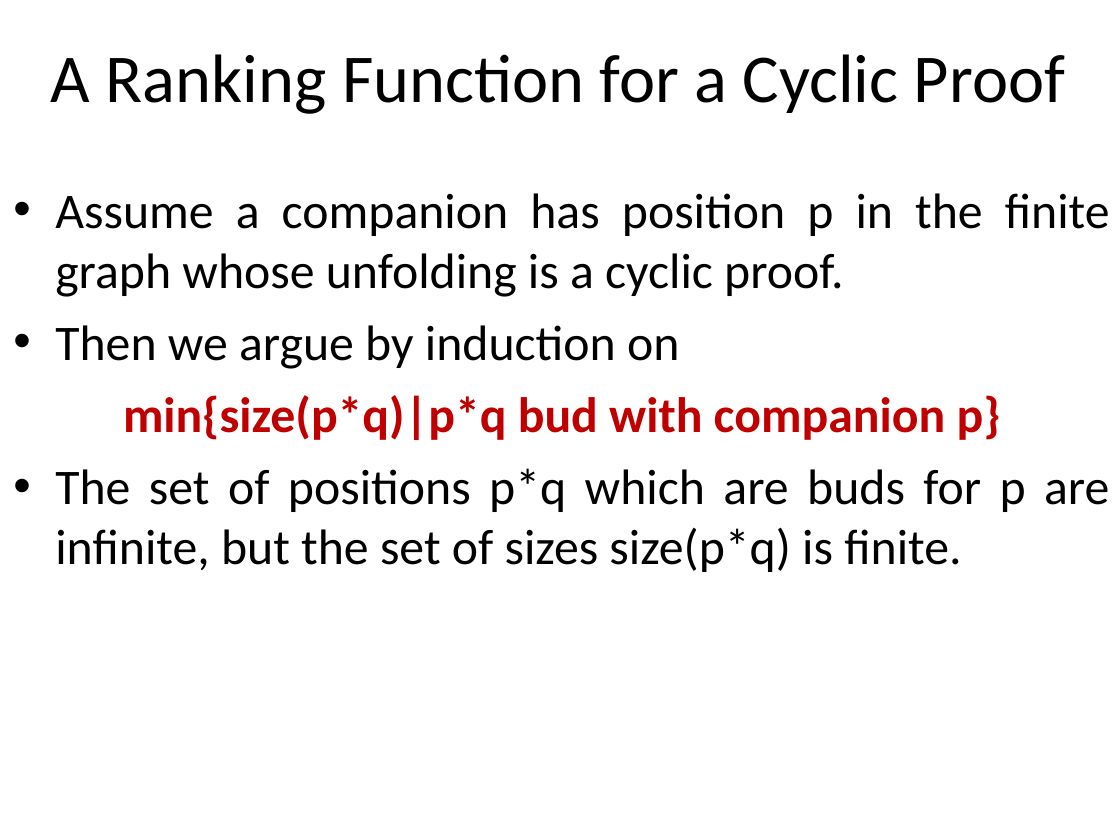
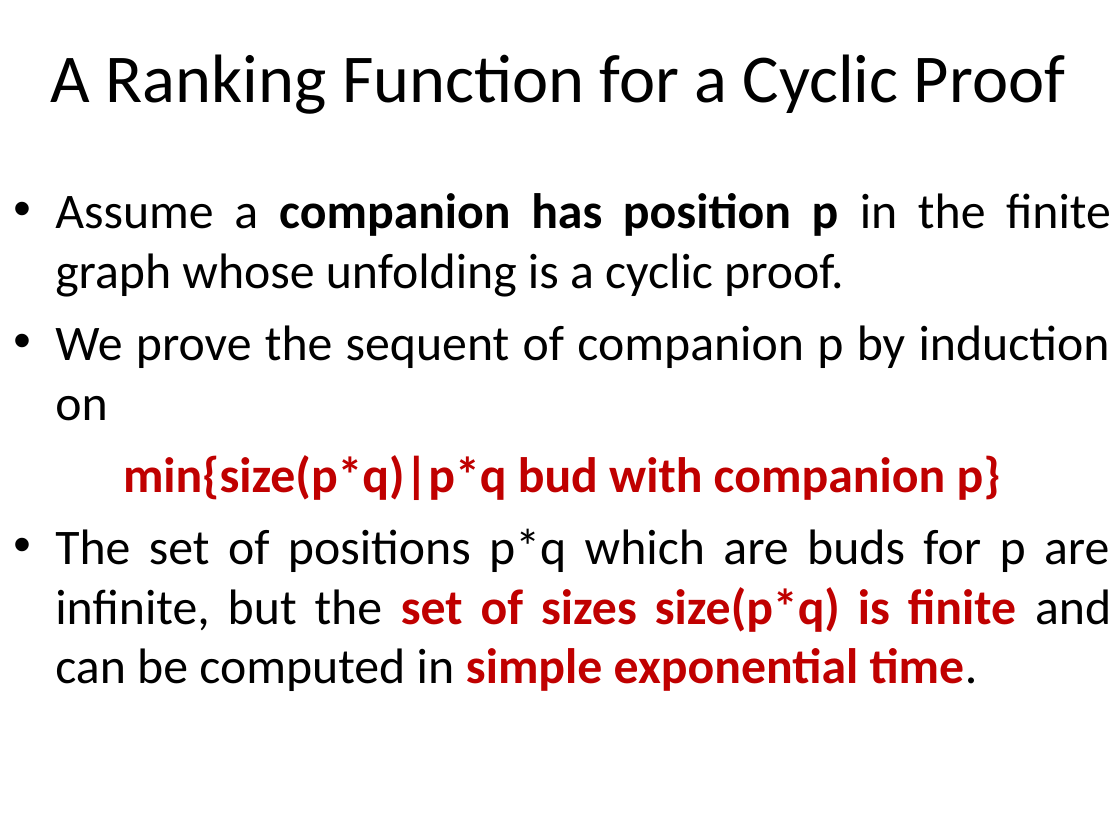
Before and after one commit to stefanoangeloberardi/GTC-injective, a slide deck: slide 19 of PDF/20260219-FUEFUKI24-Isawa Onsen-Injectivity-Slides.ppt. Drawn at 1120x840 pixels with LibreOffice and Linux fonts; fonts in the diff are those of the drawing. Boxes give left, top, right and bottom in pixels: in the first picture for what was removed or moved away, otherwise in the second. Text is boxed around its words. In the diff, an @@ line names an element or a change of style, - is before the commit and + after.

```diff
--- a/PDF/20260219-FUEFUKI24-Isawa Onsen-Injectivity-Slides.ppt
+++ b/PDF/20260219-FUEFUKI24-Isawa Onsen-Injectivity-Slides.ppt
@@ text at [55,193,1111,297]: bold on in "companion has position p" @@
@@ text at [55,325,1110,421]: text changed @@
-• Then we argue by induction on
+• We prove the sequent of companion p by induction on
@@ text at [55,528,1111,691]: text changed @@
-• The set of positions p*q which are buds for p are infinite, but the set of sizes size(p*q) is finite.
+• The set of positions p*q which are buds for p are infinite, but the set of sizes size(p*q) is finite and can be computed in simple exponential time.
```
Also in this commit, not shown: 2 other slides changed.
